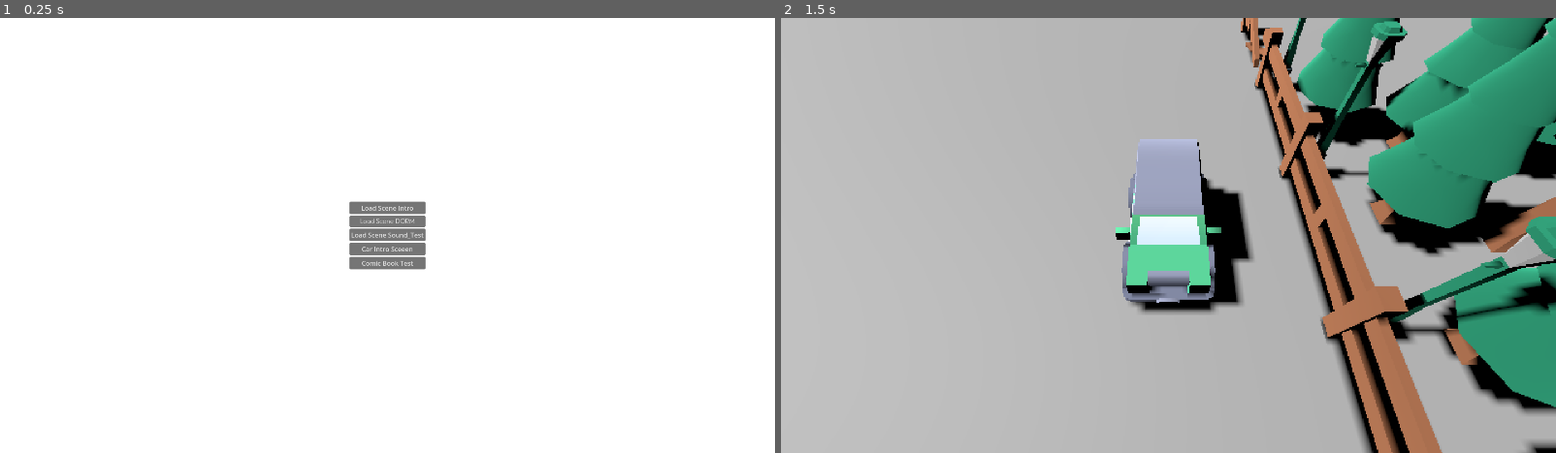
Above: before the commit, frames 1-2 (left to right).
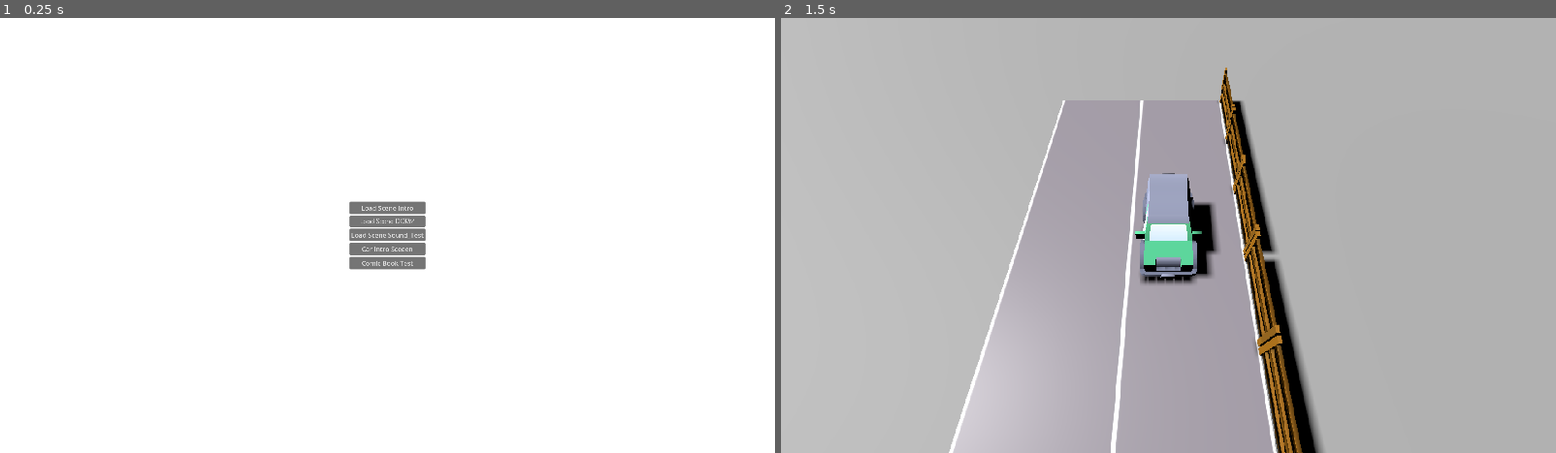
Above: after the commit, the same moments.

Repository: StudioBiwako/greenhill
Game: Godot game, scene res://levels/main_menu/game_opening.tscn
Two runs of this game, one before a commit and one after it. Both use one fixed random seed, a clock stepped at 60 frames per second and the inputs below.
Inputs (mouse positions are in pixels of both pictures, inside the frame that each line leads up to):
- Up to frame 1 (0.25 s): no input
- Up to frame 2 (1.5 s): click "Car Intro Sceeen" at 0.5 s; tap Enter (ui_accept) at 1.25 s; move the mouse to (1339, 213) at 1.27 s; hold Right (ui_right) from 1.28 s (still down); click (1339, 213) at 1.42 s

The runs differ from the first frame. In frame 1, less than 0.1% of the frame differs, in the area x 45-55%, y 43-58%; in frame 2, 34%, in the area x 21-100%, y 0-100%.

Commit message:
removed model imports and figured out my art style

Diff:
--- a/components/Models/Sedan/sedan.tscn
+++ /dev/null
@@ -1,5 +0,0 @@
-[gd_scene load_steps=2 format=3 uid="uid://bhq8bb1ua5bhd"]
-
-[ext_resource type="PackedScene" uid="uid://p056dls5unbv" path="res://components/Models/Cars/GLB format/sedan.glb" id="1_6ug64"]
-
-[node name="sedan" instance=ExtResource("1_6ug64")]
--- a/levels/carShaderArtTest/CarShaderArtTest.tscn
+++ b/levels/carShaderArtTest/CarShaderArtTest.tscn
@@ -1,21 +1,15 @@
-[gd_scene load_steps=17 format=3 uid="uid://dht3itt6v8jic"]
+[gd_scene load_steps=11 format=3 uid="uid://dht3itt6v8jic"]
 
 [ext_resource type="PackedScene" uid="uid://cc5tcvmhfg74c" path="res://components/Models/TestPlane/plane.tscn" id="1_7i035"]
 [ext_resource type="PackedScene" uid="uid://cjpm7l03me6an" path="res://components/ComicBookPanelManager/comtest.tscn" id="1_p5wp3"]
 [ext_resource type="PackedScene" uid="uid://dtlvjc25lx7c7" path="res://components/ComicBookPanelManager/ComicBookPanelManager.tscn" id="1_rbg3s"]
-[ext_resource type="PackedScene" uid="uid://bhq8bb1ua5bhd" path="res://components/Models/Sedan/sedan.tscn" id="2_1t4in"]
 [ext_resource type="PackedScene" uid="uid://c6fv8ygr58viq" path="res://components/ComicBookPanel/ComicBookPanel.tscn" id="3_pfuqw"]
 [ext_resource type="PackedScene" uid="uid://m8mqr5fyqgje" path="res://components/Cameras/centerCamera/CenterCamera.tscn" id="3_sg6c3"]
 [ext_resource type="Texture2D" uid="uid://b1yb4yv4lfpfb" path="res://components/ComicBookPanel/alannaComicTest.png" id="4_6aeq7"]
-[ext_resource type="PackedScene" uid="uid://cxacmgyxadq2k" path="res://components/Models/Trees/GLTF format/fence.glb" id="5_k4pm8"]
-[ext_resource type="PackedScene" uid="uid://bvtg2apc0jv8c" path="res://components/Models/Trees/GLTF format/tree.glb" id="6_tn2hy"]
-[ext_resource type="PackedScene" uid="uid://dskjo0p3unb6r" path="res://components/Models/Trees/GLTF format/lantern.glb" id="7_1nb3e"]
-[ext_resource type="PackedScene" uid="uid://duoh08dg2jt7k" path="res://components/Models/Trees/GLTF format/treeHigh.glb" id="8_chcwm"]
-[ext_resource type="PackedScene" uid="uid://4tw12oj1slch" path="res://components/Models/Trees/GLTF format/treeCrooked.glb" id="9_g54ct"]
-[ext_resource type="PackedScene" uid="uid://8tstd7d5ym4n" path="res://components/Models/Trees/GLTF format/treeHighCrooked.glb" id="10_f5r14"]
 [ext_resource type="PackedScene" uid="uid://c4gsfrcoqc0cm" path="res://components/Models/Cars/GLB format/suv.glb" id="11_6cyyt"]
-[ext_resource type="PackedScene" uid="uid://drm2ld5kgnjth" path="res://components/Models/Trees/GLTF format/fenceBroken.glb" id="12_nyguq"]
 [ext_resource type="Script" path="res://levels/carShaderArtTest/DevTool.gd" id="16_o645g"]
+[ext_resource type="PackedScene" uid="uid://bausul7p4frcx" path="res://components/Models/fences/fence.glb" id="19_46rnx"]
+[ext_resource type="PackedScene" uid="uid://d2j7818fnc7g2" path="res://components/Models/Roads/highway/highway.glb" id="20_ij48t"]
 
 [node name="CarShaderArtTest" type="Node3D"]
 
@@ -27,7 +21,7 @@
 grow_horizontal = 2
 grow_vertical = 2
 stretch = true
-stretch_shrink = 3
+stretch_shrink = 2
 
 [node name="Comtest" parent="SubViewportContainer" instance=ExtResource("1_p5wp3")]
 visible = false
@@ -38,7 +32,7 @@
 
 [node name="SubViewport" type="SubViewport" parent="SubViewportContainer"]
 handle_input_locally = false
-size = Vector2i(640, 360)
+size = Vector2i(960, 540)
 render_target_update_mode = 4
 
 [node name="ComicBookPanel" parent="SubViewportContainer/SubViewport" instance=ExtResource("3_pfuqw")]
@@ -52,81 +46,40 @@
 shadow_enabled = true
 
 [node name="Ground" parent="SubViewportContainer/SubViewport" instance=ExtResource("1_7i035")]
-transform = Transform3D(1, 0, 0, 0, 1, 0, 0, 0, 1, 2.08165e-12, 2.08165e-12, 2.08165e-12)
+transform = Transform3D(1, 0, 0, 0, 1, 0, 0, 0, 1, 0.164703, 0.0109992, -0.12672)
 
-[node name="sedan" parent="SubViewportContainer/SubViewport" instance=ExtResource("2_1t4in")]
-transform = Transform3D(-3.27835e-08, 2.6159e-16, 0.75, 2.6159e-16, 0.75, -2.6159e-16, -0.75, 2.6159e-16, -3.27835e-08, 2.08165e-12, 2.08165e-12, -0.277402)
-visible = false
-
-[node name="Node" type="Node" parent="SubViewportContainer/SubViewport"]
-
-[node name="fence2" parent="SubViewportContainer/SubViewport/Node" instance=ExtResource("5_k4pm8")]
-transform = Transform3D(-8.74228e-08, 6.97574e-16, 2, 6.97574e-16, 2, -6.97574e-16, -2, 6.97574e-16, -8.74228e-08, -1.30296, 0.0146324, -2.69429)
-
-[node name="fence2" parent="SubViewportContainer/SubViewport/Node/fence2" instance=ExtResource("5_k4pm8")]
-transform = Transform3D(1, -3.48787e-16, 0, 3.48787e-16, 1, -3.48787e-16, 0, 3.48787e-16, 1, 0, 0, 0.934975)
-
-[node name="fence2" parent="SubViewportContainer/SubViewport/Node/fence2/fence2" instance=ExtResource("5_k4pm8")]
-transform = Transform3D(1, -3.48787e-16, 0, 3.48787e-16, 1, -3.48787e-16, 0, 3.48787e-16, 1, 0, 0, 0.934975)
-
-[node name="fence3" parent="SubViewportContainer/SubViewport/Node" instance=ExtResource("5_k4pm8")]
-transform = Transform3D(-8.74228e-08, 6.97574e-16, 2, 6.97574e-16, 2, -6.97574e-16, -2, 6.97574e-16, -8.74228e-08, -1.30296, 0.0146324, 0.2026)
-visible = false
-
-[node name="fence2" parent="SubViewportContainer/SubViewport/Node/fence3" instance=ExtResource("5_k4pm8")]
-transform = Transform3D(1, -3.48787e-16, 0, 3.48787e-16, 1, -3.48787e-16, 0, 3.48787e-16, 1, 0, 0, 0.934975)
-
-[node name="fence2" parent="SubViewportContainer/SubViewport/Node/fence3/fence2" instance=ExtResource("5_k4pm8")]
-transform = Transform3D(1, -3.48787e-16, 0, 3.48787e-16, 1, -3.48787e-16, 0, 3.48787e-16, 1, 0, 0, 0.934975)
-
-[node name="tree2" parent="SubViewportContainer/SubViewport/Node" instance=ExtResource("6_tn2hy")]
-transform = Transform3D(1, 0, 0, 0, 1, 0, 0, 0, 1, -1.35699, 0.0146324, -2.43059)
-
-[node name="tree3" parent="SubViewportContainer/SubViewport/Node" instance=ExtResource("6_tn2hy")]
-transform = Transform3D(1, 0, 0, 0, 1, 0, 0, 0, 1, 0.265294, 0.0146324, -2.74395)
-
-[node name="tree4" parent="SubViewportContainer/SubViewport/Node" instance=ExtResource("6_tn2hy")]
-transform = Transform3D(1, 0, 0, 0, 1, 0, 0, 0, 1, 1.65662, 0.0146324, -2.87604)
-
-[node name="tree5" parent="SubViewportContainer/SubViewport/Node" instance=ExtResource("6_tn2hy")]
-transform = Transform3D(1, 0, 0, 0, 1, 0, 0, 0, 1, 2.82609, 0.0146324, -2.76996)
-
-[node name="lantern2" parent="SubViewportContainer/SubViewport/Node" instance=ExtResource("7_1nb3e")]
-transform = Transform3D(1, 0, 0, 0, 1, 0, 0, 0, 1, -2.11947, 0.0538024, -2.01829)
-
-[node name="lantern3" parent="SubViewportContainer/SubViewport/Node" instance=ExtResource("7_1nb3e")]
-transform = Transform3D(1, 0, 0, 0, 1, 0, 0, 0, 1, -0.387175, 0.0146324, -2.02779)
-
-[node name="lantern4" parent="SubViewportContainer/SubViewport/Node" instance=ExtResource("7_1nb3e")]
-transform = Transform3D(1, 0, 0, 0, 1, 0, 0, 0, 1, 1.49666, 0.0146324, -2.01701)
-
-[node name="treeHigh2" parent="SubViewportContainer/SubViewport/Node" instance=ExtResource("8_chcwm")]
-transform = Transform3D(1, 0, 0, 0, 1, 0, 0, 0, 1, 0.611794, 0.0146326, -3.75033)
-
-[node name="treeCrooked2" parent="SubViewportContainer/SubViewport/Node" instance=ExtResource("9_g54ct")]
-transform = Transform3D(1, 0, 0, 0, 1, 0, 0, 0, 1, -0.784674, 0.0146326, -3.34769)
-
-[node name="treeHighCrooked2" parent="SubViewportContainer/SubViewport/Node" instance=ExtResource("10_f5r14")]
-transform = Transform3D(1, 0, 0, 0, 1, 0, 0, 0, 1, 2.13763, 0.0146326, -3.72584)
-
-[node name="tree6" parent="SubViewportContainer/SubViewport/Node" instance=ExtResource("6_tn2hy")]
-transform = Transform3D(1, 0, 0, 0, 1, 0, 0, 0, 1, 1.13197, 0.0146326, -5.00986)
-
-[node name="treeCrooked3" parent="SubViewportContainer/SubViewport/Node" instance=ExtResource("9_g54ct")]
-transform = Transform3D(1, 0, 0, 0, 1, 0, 0, 0, 1, -0.739343, 0.0146326, -4.57187)
-
-[node name="suv" parent="SubViewportContainer/SubViewport/Node" instance=ExtResource("11_6cyyt")]
-transform = Transform3D(-2.62268e-08, 2.09272e-16, 0.6, 2.09272e-16, 0.6, -2.09272e-16, -0.6, 2.09272e-16, -2.62268e-08, 0.547646, 0.0146324, -0.315596)
-
-[node name="fenceBroken2" parent="SubViewportContainer/SubViewport/Node" instance=ExtResource("12_nyguq")]
-transform = Transform3D(-8.74228e-08, 6.97574e-16, 2, 6.97574e-16, 2, -6.97574e-16, -2, 6.97574e-16, -8.74228e-08, 4.27406, 2.08165e-12, -2.70884)
-
-[node name="fenceBroken3" parent="SubViewportContainer/SubViewport/Node" instance=ExtResource("12_nyguq")]
-transform = Transform3D(-8.74228e-08, 6.97574e-16, 2, 6.97574e-16, 2, -6.97574e-16, -2, 6.97574e-16, -8.74228e-08, -3.17852, 2.08165e-12, -2.70884)
+[node name="suv" parent="SubViewportContainer/SubViewport" instance=ExtResource("11_6cyyt")]
+transform = Transform3D(-1.74846e-08, 1.39515e-16, 0.4, 1.39515e-16, 0.4, -1.39515e-16, -0.4, 1.39515e-16, -1.74846e-08, -0.342976, 0.0146324, -0.815307)
 
 [node name="CenterCamera3D" parent="SubViewportContainer/SubViewport" node_paths=PackedStringArray("centerObject") instance=ExtResource("3_sg6c3")]
 transform = Transform3D(1, 0, 0, 0, 1, 0, 0, 0, 1, -3.53852, 0.0146324, 2.58451)
-centerObject = NodePath("../Node/suv")
+centerObject = NodePath("../suv")
 
 [node name="DevTool" type="Node" parent="SubViewportContainer/SubViewport"]
 script = ExtResource("16_o645g")
+
+[node name="road2" parent="SubViewportContainer" instance=ExtResource("20_ij48t")]
+transform = Transform3D(-1.74846e-08, 1.39515e-16, 0.4, 1.39515e-16, 0.4, -1.39515e-16, -0.4, 1.39515e-16, -1.74846e-08, -0.97578, 0.0146324, -0.415163)
+
+[node name="road" parent="SubViewportContainer" instance=ExtResource("20_ij48t")]
+transform = Transform3D(-1.74846e-08, 1.39515e-16, 0.4, 1.39515e-16, 0.4, -1.39515e-16, -0.4, 1.39515e-16, -1.74846e-08, 0.762179, 0.0146324, -0.415163)
+
+[node name="Fence" type="Node" parent="."]
+
+[node name="planksWood" parent="Fence" instance=ExtResource("19_46rnx")]
+transform = Transform3D(1.50996e-08, 0.2, 8.74228e-09, 0, -8.74228e-09, 0.2, 0.2, -1.50996e-08, -6.60024e-16, -2.29249, 0.269924, -1.53859)
+
+[node name="planksWood2" parent="Fence" instance=ExtResource("19_46rnx")]
+transform = Transform3D(1.50996e-08, 0.2, 8.74228e-09, 0, -8.74228e-09, 0.2, 0.2, -1.50996e-08, -6.60024e-16, -1.42102, 0.269924, -1.53859)
+
+[node name="planksWood3" parent="Fence" instance=ExtResource("19_46rnx")]
+transform = Transform3D(1.50996e-08, 0.2, 8.74228e-09, 0, -8.74228e-09, 0.2, 0.2, -1.50996e-08, -6.60024e-16, -0.554497, 0.269924, -1.53859)
+
+[node name="planksWood4" parent="Fence" instance=ExtResource("19_46rnx")]
+transform = Transform3D(1.50996e-08, 0.2, 8.74228e-09, 0, -8.74228e-09, 0.2, 0.2, -1.50996e-08, -6.60024e-16, 0.316975, 0.269924, -1.53859)
+
+[node name="planksWood5" parent="Fence" instance=ExtResource("19_46rnx")]
+transform = Transform3D(1.50996e-08, 0.2, 8.74228e-09, 0, -8.74228e-09, 0.2, 0.2, -1.50996e-08, -6.60024e-16, 1.19212, 0.269924, -1.53859)
+
+[node name="planksWood6" parent="Fence" instance=ExtResource("19_46rnx")]
+transform = Transform3D(1.50996e-08, 0.2, 8.74228e-09, 0, -8.74228e-09, 0.2, 0.2, -1.50996e-08, -6.60024e-16, 2.06359, 0.269924, -1.53859)
--- a/project.godot
+++ b/project.godot
@@ -35,3 +35,7 @@
 , Object(InputEventJoypadMotion,"resource_local_to_scene":false,"resource_name":"","device":0,"axis":0,"axis_value":1.0,"script":null)
 ]
 }
+
+[rendering]
+
+textures/canvas_textures/default_texture_filter=0
Binary file removed: components/Models/Cars/GLB format/ambulance.glb
Not shown, removed: components/Models/Cars/GLB format/ambulance.glb.import
Binary file removed: components/Models/Cars/GLB format/box.glb
Not shown, removed: components/Models/Cars/GLB format/box.glb.import
Binary file removed: components/Models/Cars/GLB format/cone-flat.glb
Not shown, removed: components/Models/Cars/GLB format/cone-flat.glb.import
Binary file removed: components/Models/Cars/GLB format/cone.glb
Not shown, removed: components/Models/Cars/GLB format/cone.glb.import
Binary file removed: components/Models/Cars/GLB format/debris-bolt.glb
Not shown, removed: components/Models/Cars/GLB format/debris-bolt.glb.import
Binary file removed: components/Models/Cars/GLB format/debris-bumper.glb
Not shown, removed: components/Models/Cars/GLB format/debris-bumper.glb.import
(and 421 more such lines)
